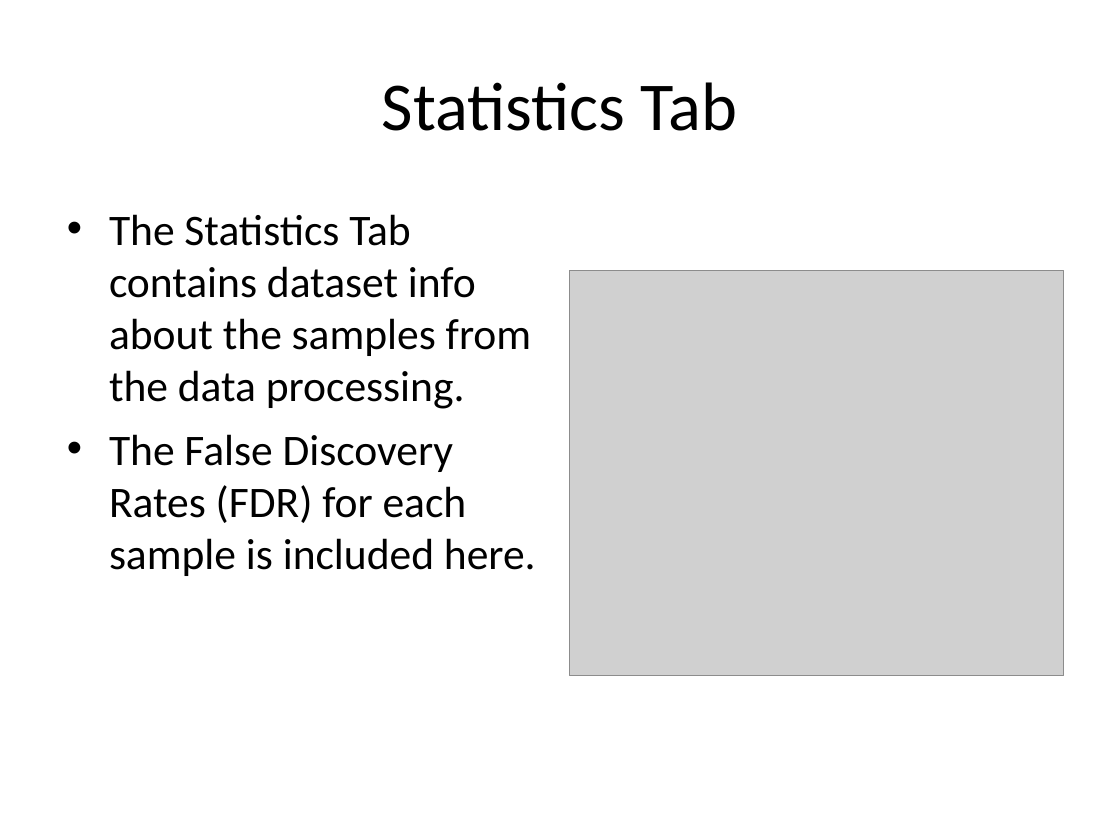
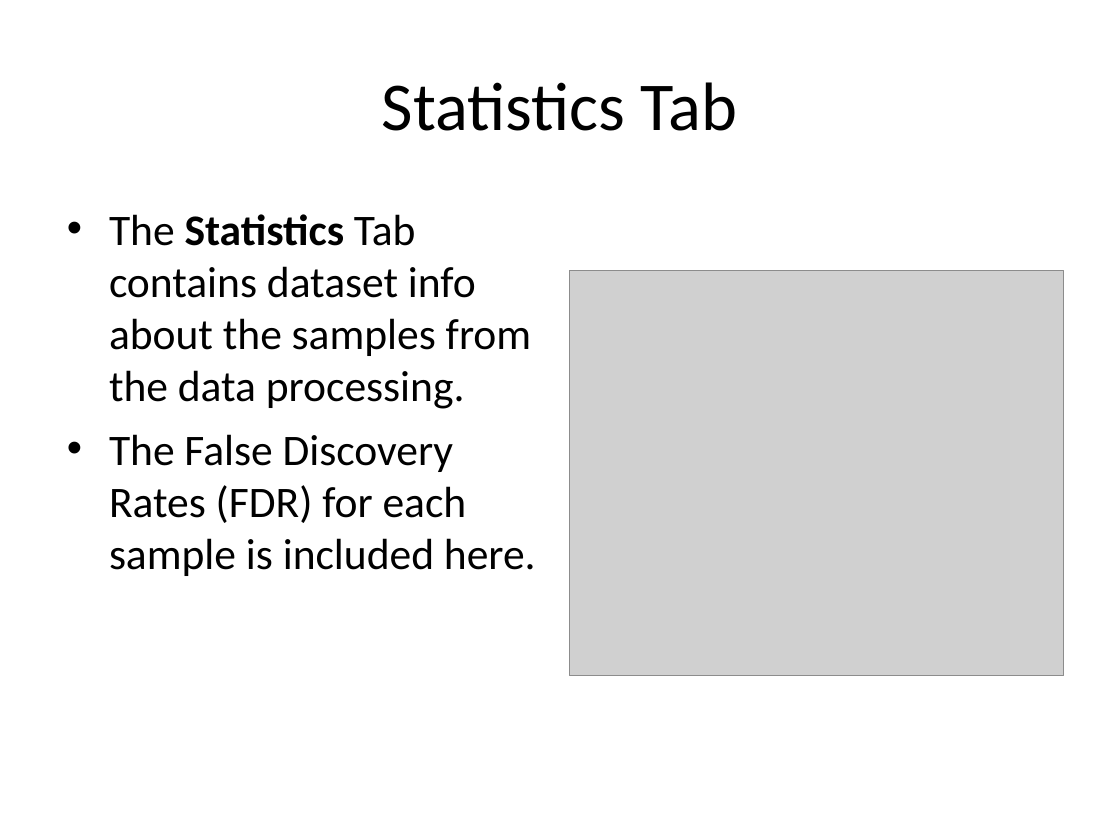
Before and after one commit to OHSU-Proteomics/working-with-PAW-results-files, a slide deck: slide 22 of PAW_Pipeline_walkthrough_rv_2021.ppt. Drawn at 1120x840 pixels with LibreOffice and Linux fonts; fonts in the diff are those of the drawing; grey boxes stand for pictures. Boxes give left, top, right and bottom in pixels: in the first picture for what was removed or moved away, otherwise in the second. Text is boxed around its words. In the diff, an @@ line names an element or a change of style, - is before the commit and + after.

```diff
--- a/PAW_Pipeline_walkthrough_rv_2021.ppt
+++ b/PAW_Pipeline_walkthrough_rv_2021.ppt
@@ text at box(109, 214, 531, 409): bold on in "Statistics" @@
```
Also in this commit, not shown: 1 other file.
